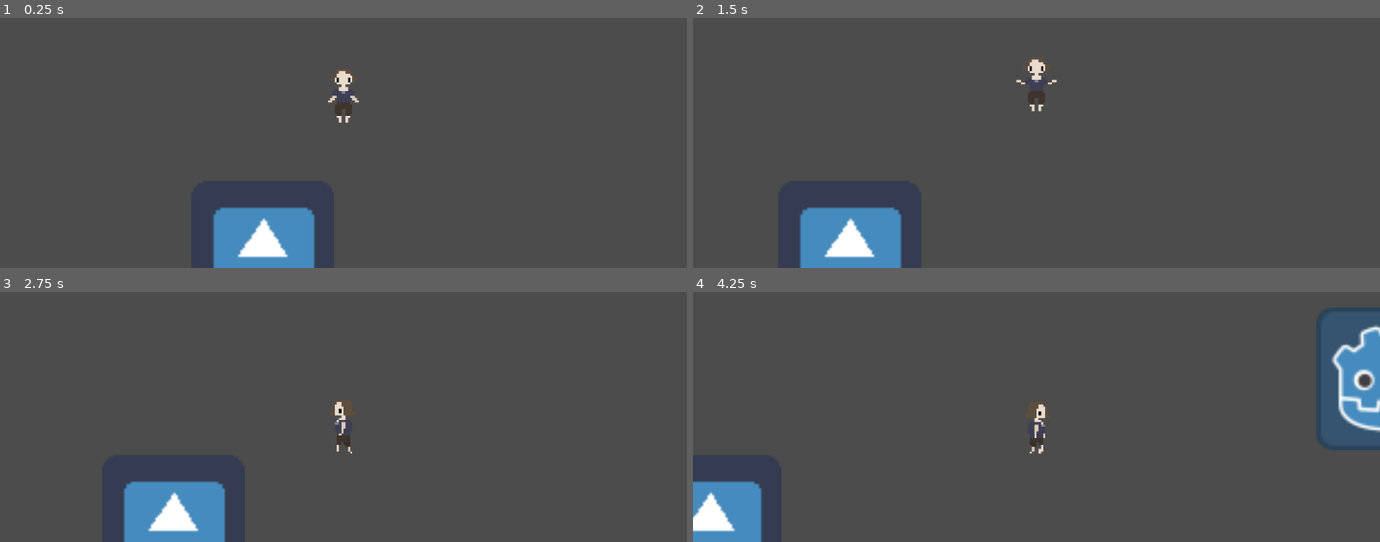
Above: before the commit, frames 1-4 (two rows, left to right).
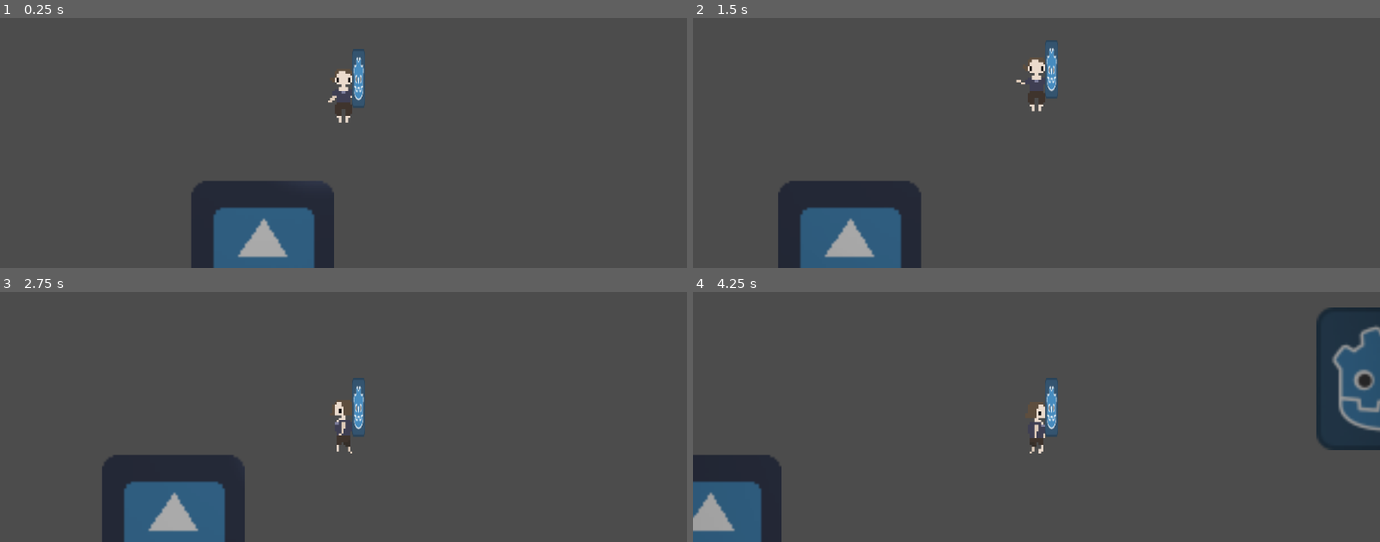
Above: after the commit, the same moments.

Repository: linasdev/qualia
Game: Godot game, scene res://scenes/scene1/scene1.tscn
Same seed, same stepped clock (60 frames per second), same inputs: the game is played once before the commit and once after it. The engine's default icon, where the game draws it, is replaced by a stand-in: a white triangle on a blue panel in a dark square.
Inputs:
- Up to frame 1 (0.25 s): no input
- Up to frame 2 (1.5 s): hold Right (ui_right) from 0.53 s (still down); tap E (interact) at 0.6, 1.35 s; tap Space (jump) at 0.77 s
- Up to frame 3 (2.75 s): tap Space (jump) at 1.52 s; release Right (ui_right) at 2.03 s; hold Left (ui_left) from 2.03 s (still down); tap E (interact) at 2.1 s
- Up to frame 4 (4.25 s): release Left (ui_left) at 2.78 s; hold Right (ui_right) from 2.78 s (still down); tap E (interact) at 2.85, 3.6 s; tap Space (jump) at 3.02, 3.77 s

The runs differ from the first frame. In frame 1, 7.2% of the frame differs, in the area x 27-54%, y 12-100%; in frame 2, 7.5%; in frame 3, 7.4%; in frame 4, 10%, in the area x 0-100%, y 6-100%.

Commit message:
Torch dat world

Diff:
--- /dev/null
+++ b/entities/torch/torch.tres
@@ -0,0 +1,11 @@
+[gd_resource type="SpriteFrames" load_steps=2 format=2]
+
+[ext_resource path="res://entities/torch/torch.png" type="Texture" id=1]
+
+[resource]
+animations = [ {
+"frames": [ ExtResource( 1 ) ],
+"loop": true,
+"name": "default",
+"speed": 5.0
+} ]
--- /dev/null
+++ b/entities/torch/torch.tscn
@@ -0,0 +1,16 @@
+[gd_scene load_steps=3 format=2]
+
+[ext_resource path="res://entities/torch/light_texture.png" type="Texture" id=1]
+[ext_resource path="res://entities/torch/torch.tres" type="SpriteFrames" id=2]
+
+[node name="Node2D" type="Node2D"]
+
+[node name="Light2D" type="Light2D" parent="."]
+position = Vector2( 0.446262, 5.02048 )
+texture = ExtResource( 1 )
+mode = 3
+
+[node name="AnimatedSprite" type="AnimatedSprite" parent="."]
+position = Vector2( 0.505096, 16.7341 )
+scale = Vector2( 0.090359, 0.410002 )
+frames = ExtResource( 2 )
--- a/scenes/scene1/scene1.tscn
+++ b/scenes/scene1/scene1.tscn
@@ -1,10 +1,11 @@
-[gd_scene load_steps=7 format=2]
+[gd_scene load_steps=8 format=2]
 
 [ext_resource path="res://entities/player/player.tscn" type="PackedScene" id=1]
 [ext_resource path="res://scenes/common/assets/icon.png" type="Texture" id=2]
 [ext_resource path="res://entities/scene_changer/scene_changer.tscn" type="PackedScene" id=3]
 [ext_resource path="res://entities/npc/npc.tscn" type="PackedScene" id=4]
 [ext_resource path="res://scenes/common/assets/npc1.png" type="Texture" id=5]
+[ext_resource path="res://entities/torch/torch.tscn" type="PackedScene" id=6]
 
 [sub_resource type="RectangleShape2D" id=1]
 extents = Vector2( 1845.14, 39.816 )
@@ -24,6 +25,9 @@
 [node name="Player" parent="." instance=ExtResource( 1 )]
 position = Vector2( 7.08963, 126.006 )
 
+[node name="Node2D" parent="Player" instance=ExtResource( 6 )]
+position = Vector2( 6.238, -21.577 )
+
 [node name="scene_changer" parent="." instance=ExtResource( 3 )]
 position = Vector2( 274.259, 142.885 )
 target_scene = "res://scenes/scene2/scene2.tscn"
Binary file added: entities/torch/light_texture.png
Not shown, added: entities/torch/light_texture.png.import
Binary file added: entities/torch/torch.png
Not shown, added: entities/torch/torch.png.import
